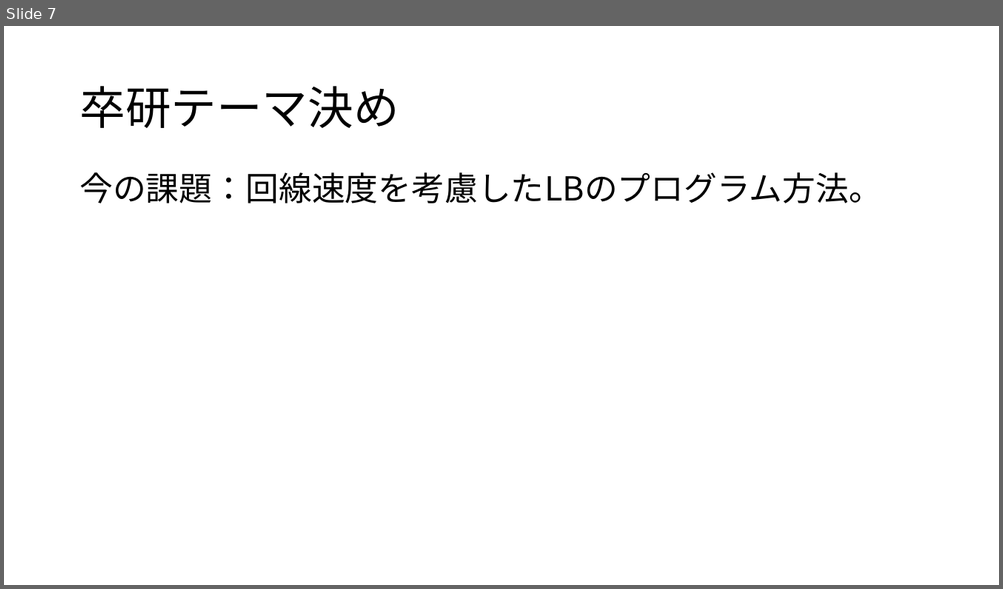
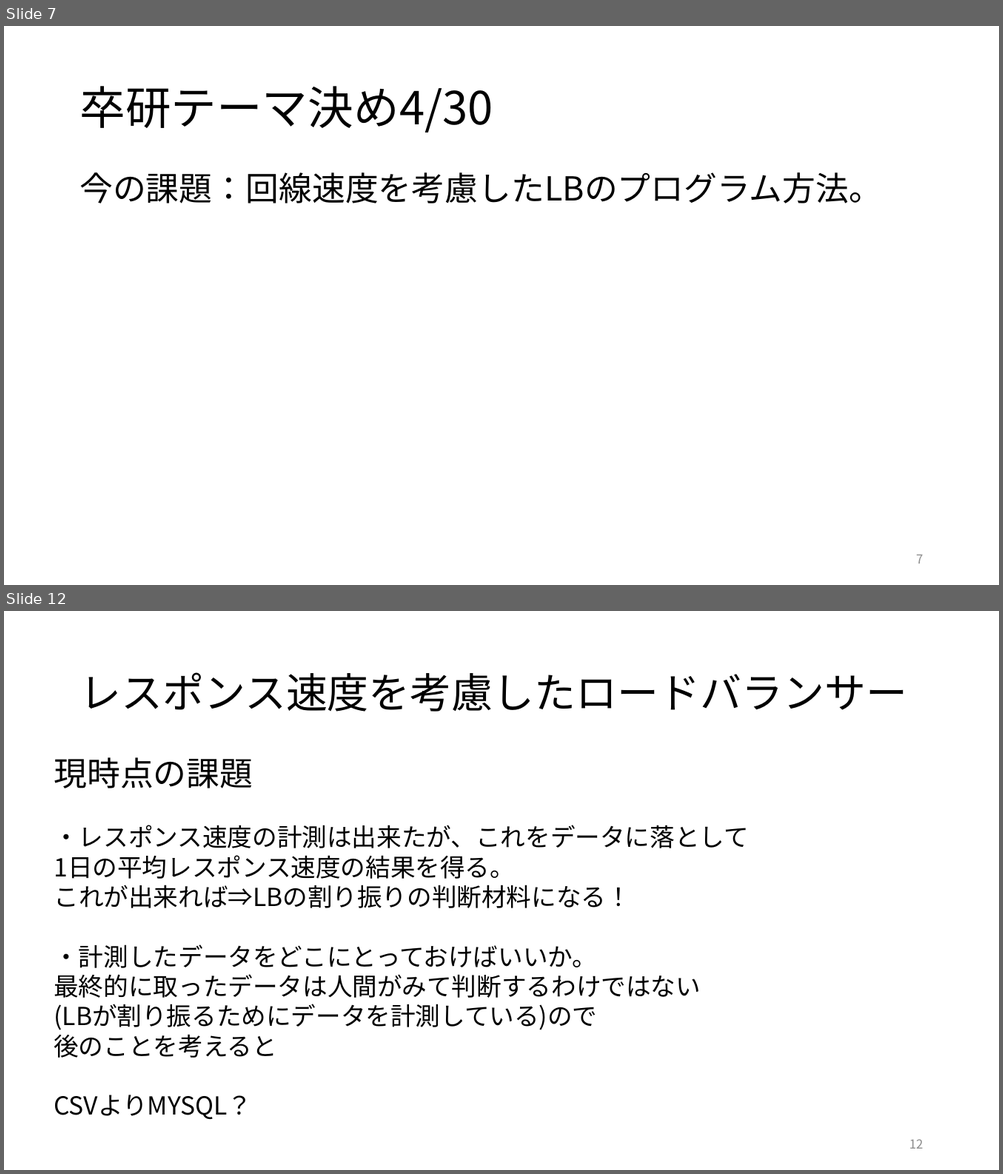
Before and after one commit to kait-takanolab/1821086_matsuo_thesis, a slide deck: 1821086_matsuo_sotsuken.pptx. Shown one above the other, each under a label of ours: slide 7 before the commit, slides 7 and 12 after it; the slides between them are not shown. The pictures are 1003x589 and 1003x1174 pixels, drawn with LibreOffice and Linux fonts; fonts in the diff are those of the drawing. Boxes give left, top, right and bottom in pixels: in the first picture for what was removed or moved away, otherwise in the second. Text is boxed around its words. In the diff, an @@ line names an element or a change of style, - is before the commit and + after.

```diff
--- a/1821086_matsuo_sotsuken.pptx
+++ b/1821086_matsuo_sotsuken.pptx
@@ slide 12 added at bbox=[4, 611, 999, 1170], background #FFFFFF @@
@@ title added at bbox=[79, 672, 907, 712], 40 pt, text #000000 @@
+レスポンス速度を考慮したロードバランサー
@@ text added at bbox=[54, 758, 748, 1119], 24 pt, text #000000 @@
+現時点の課題
+・レスポンス速度の計測は出来たが、これをデータに落として
+1日の平均レスポンス速度の結果を得る。
+これが出来れば⇒LBの割り振りの判断材料になる！
+・計測したデータをどこにとっておけばいいか。
+最終的に取ったデータは人間がみて判断するわけではない
+(LBが割り振るためにデータを計測している)ので
+後のことを考えると
+CSVよりMYSQL？
@@ page number added at bbox=[909, 1139, 923, 1149], 12 pt, text #8C8C8C @@
+12
@@ slide 7 changed as well @@
@@ title at bbox=[79, 86, 492, 133]: text changed @@
-卒研テーマ決め
+卒研テーマ決め4/30
@@ page number added at bbox=[916, 555, 922, 564], 12 pt, text #8C8C8C @@
+7
```
Also in this commit, not shown: 6 other slides changed, 5 other slides added.
